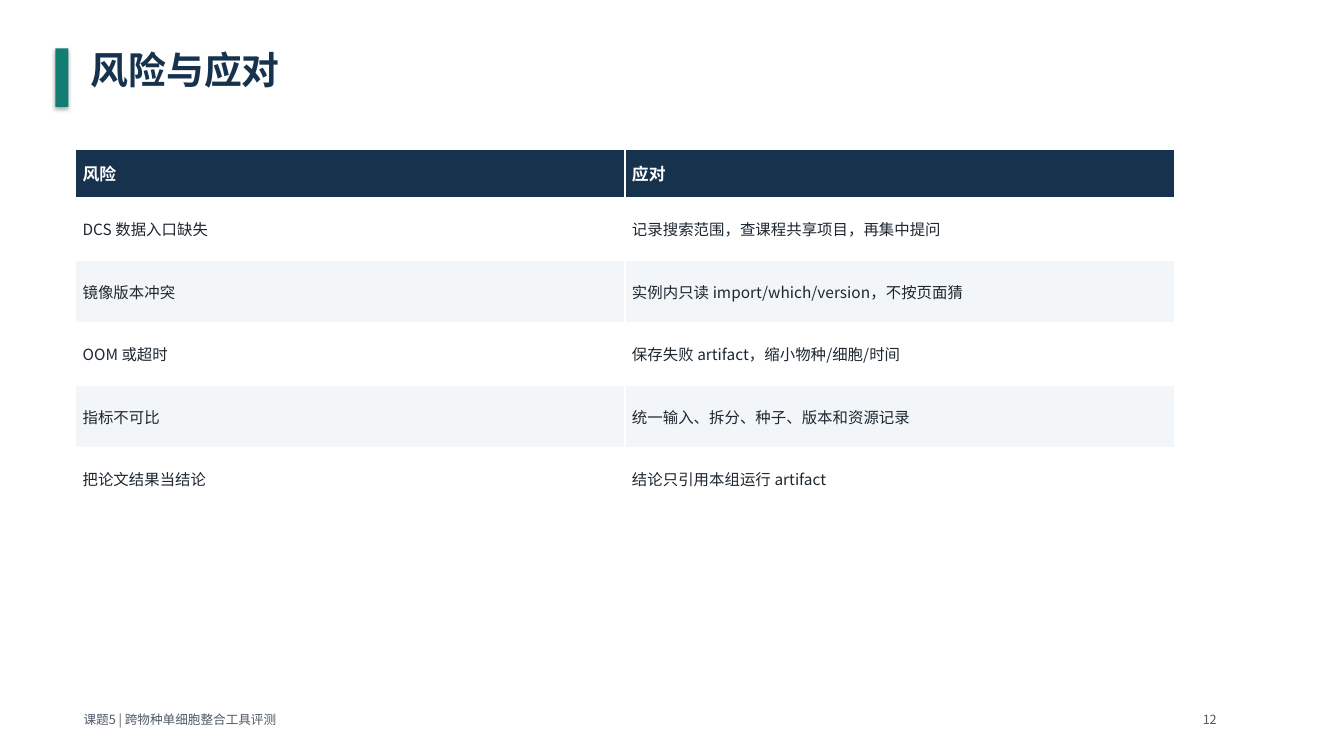
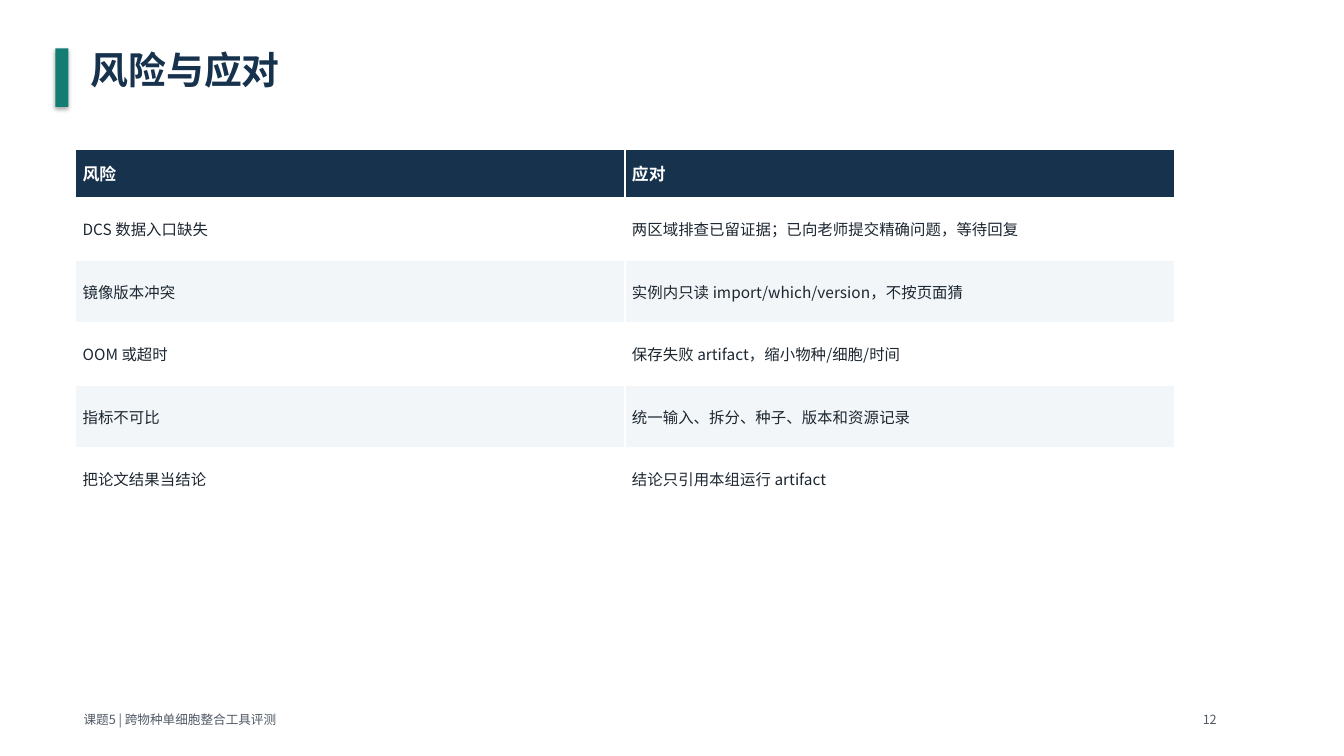
Before and after one commit to bernis-web/course5-prep, a slide deck: slide 12 of deliverables/course5-monday-presentation.pptx. Drawn at 1344x756 pixels with LibreOffice and Linux fonts; fonts in the diff are those of the drawing. Boxes give left, top, right and bottom in pixels: in the first picture for what was removed or moved away, otherwise in the second. Text is boxed around its words. In the diff, an @@ line names an element or a change of style, - is before the commit and + after.

```diff
--- a/deliverables/course5-monday-presentation.pptx
+++ b/deliverables/course5-monday-presentation.pptx
@@ table at (x1=76, y1=149, x2=1175, y2=510) @@
-row 2, column 2: 记录搜索范围，查课程共享项目，再集中提问
+row 2, column 2: 两区域排查已留证据；已向老师提交精确问题，等待回复
```
Also in this commit, not shown: 4 other slides changed, 2 other files.
